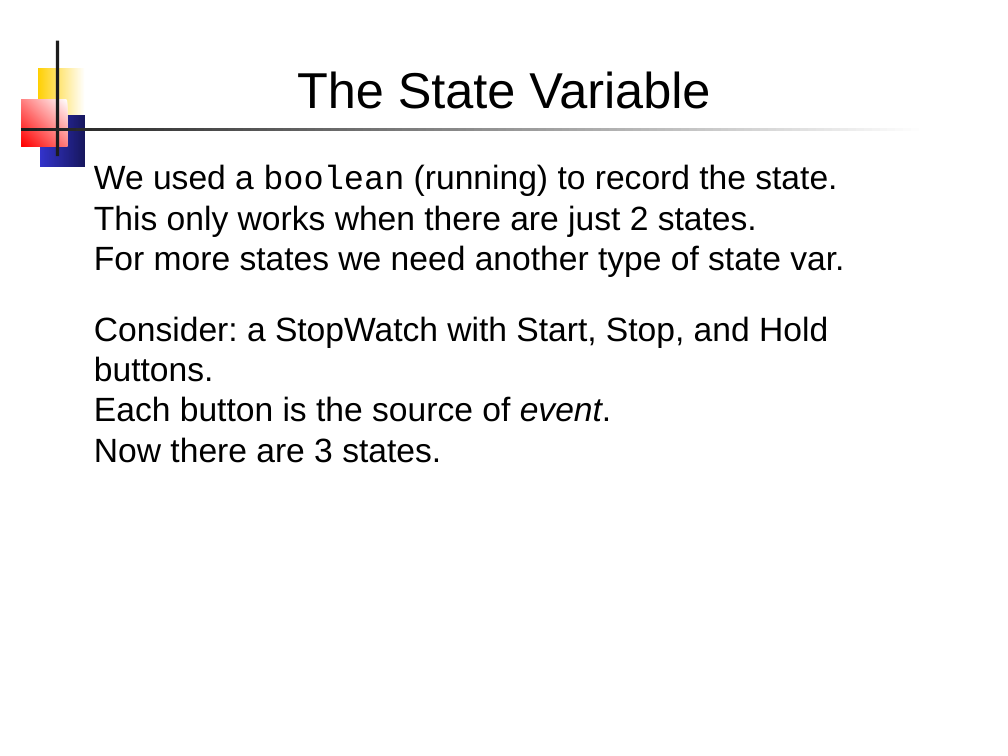
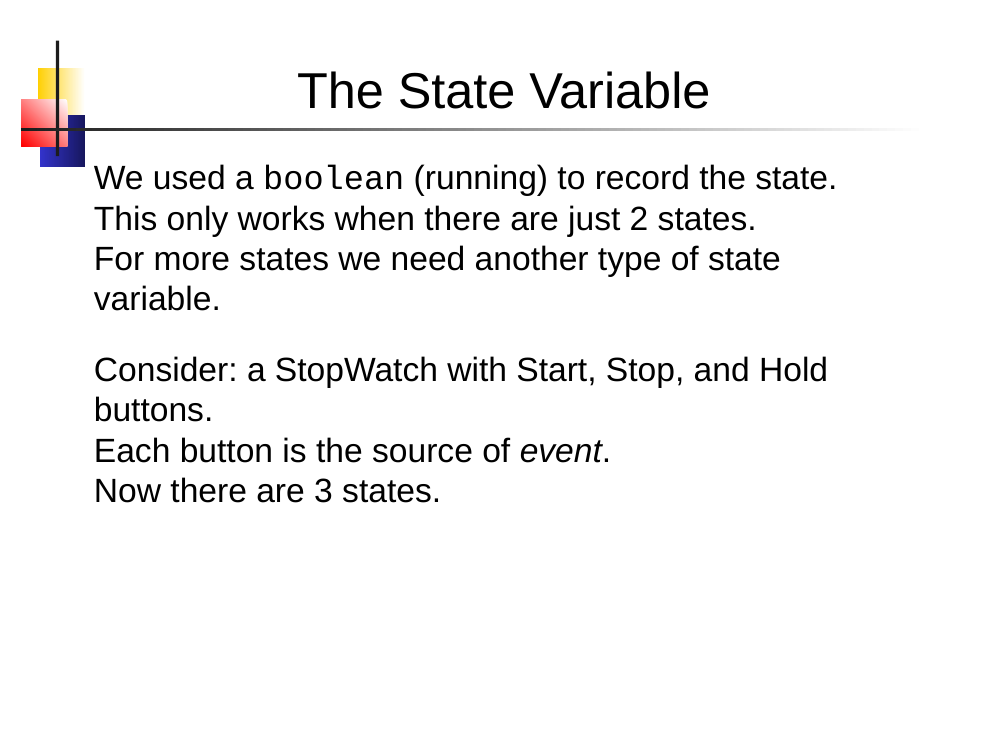
Before and after one commit to skeoop/skeoop.github.io, a slide deck: slide 11 of week9/State Machine.pptx. Drawn at 1008x756 pixels with LibreOffice and Linux fonts; fonts in the diff are those of the drawing. Boxes give left, top, right and bottom in pixels: in the first picture for what was removed or moved away, otherwise in the second. Text is boxed around its words. In the diff, an @@ line names an element or a change of style, - is before the commit and + after.

Commit message:
fix formatting in State Machine slides

```diff
--- a/week9/State Machine.pptx
+++ b/week9/State Machine.pptx
@@ text at [94, 245, 781, 311]: text changed @@
-For more states we need another type of state var.
+For more states we need another type of state variable.
```
Also in this commit, not shown: 7 other slides changed, 1 slide added, 1 other file.
